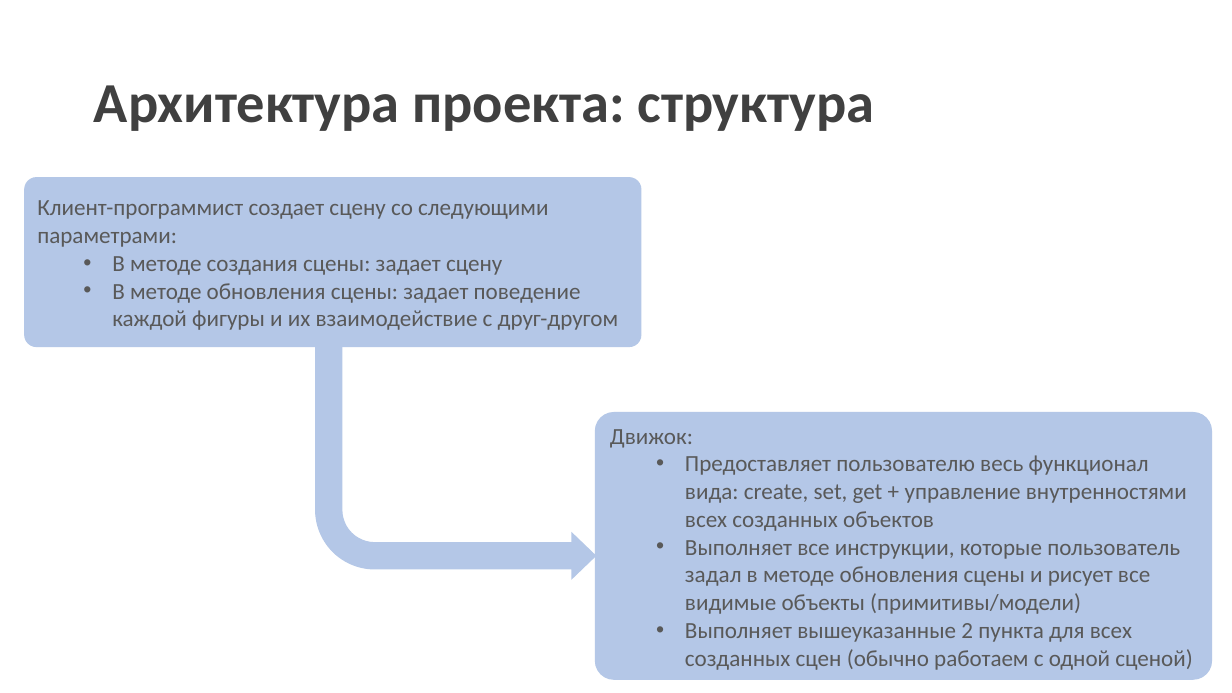
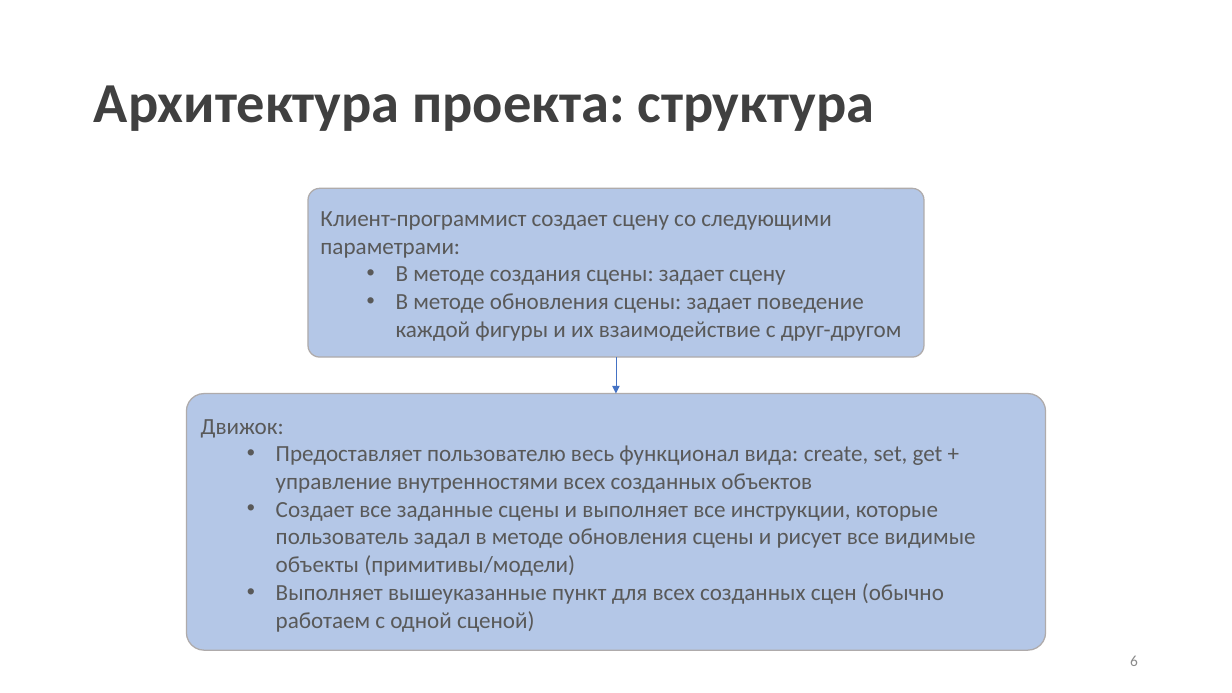
Before and after one commit to DmitriyVlasovDV1/CppRMRT, a slide deck: slide 6 of doc/presentation.pptx. Drawn at 1232x693 pixels with LibreOffice and Linux fonts; fonts in the diff are those of the drawing. Boxes give left, top, right and bottom in pixels: in the first picture for what was removed or moved away, otherwise in the second. Text is boxed around its words. In the diff, an @@ line names an element or a change of style, - is before the commit and + after.

```diff
--- a/doc/presentation.pptx
+++ b/doc/presentation.pptx
@@ rounded rectangle "Клиент-программист создает сцену со следующими ...": place and size @@
-rounded rectangle "Клиент-программист создает сцену со следующими ..." at box(25, 177, 641, 347)
+rounded rectangle "Клиент-программист создает сцену со следующими ..." at box(308, 189, 924, 358)
@@ rounded rectangle "Клиент-программист создает сцену со следующими ..." at box(308, 189, 924, 358): outline #B4C7E7 1 pt to #AFABAB 1 pt @@
@@ bent arrow removed at box(316, 347, 596, 579) @@
@@ arrow added from (616, 357) to (616, 394), #4472C4 0.5 pt @@
@@ rounded rectangle "Движок:" at box(187, 394, 1046, 651): outline #B4C7E7 1 pt to #AFABAB 1 pt @@
@@ rounded rectangle "Движок:": place and size @@
-rounded rectangle "Движок:" at box(595, 413, 1212, 679)
+rounded rectangle "Движок:" at box(187, 394, 1046, 651)
@@ text in rounded rectangle at box(276, 502, 975, 632): text changed @@
-  • Выполняет все инструкции, которые пользователь задал в методе обновления сцены и рисует все видимые объекты (примитивы/модели)
-  • Выполняет вышеуказанные 2 пункта для всех созданных сцен (обычно работаем с одной сценой)
+  • Создает все заданные сцены и выполняет все инструкции, которые пользователь задал в методе обновления сцены и рисует все видимые объекты (примитивы/модели)
+  • Выполняет вышеуказанные пункт для всех созданных сцен (обычно работаем с одной сценой)
```
Also in this commit, not shown: 4 other slides changed, 4 slides added, 2 slides removed, 12 other files.
